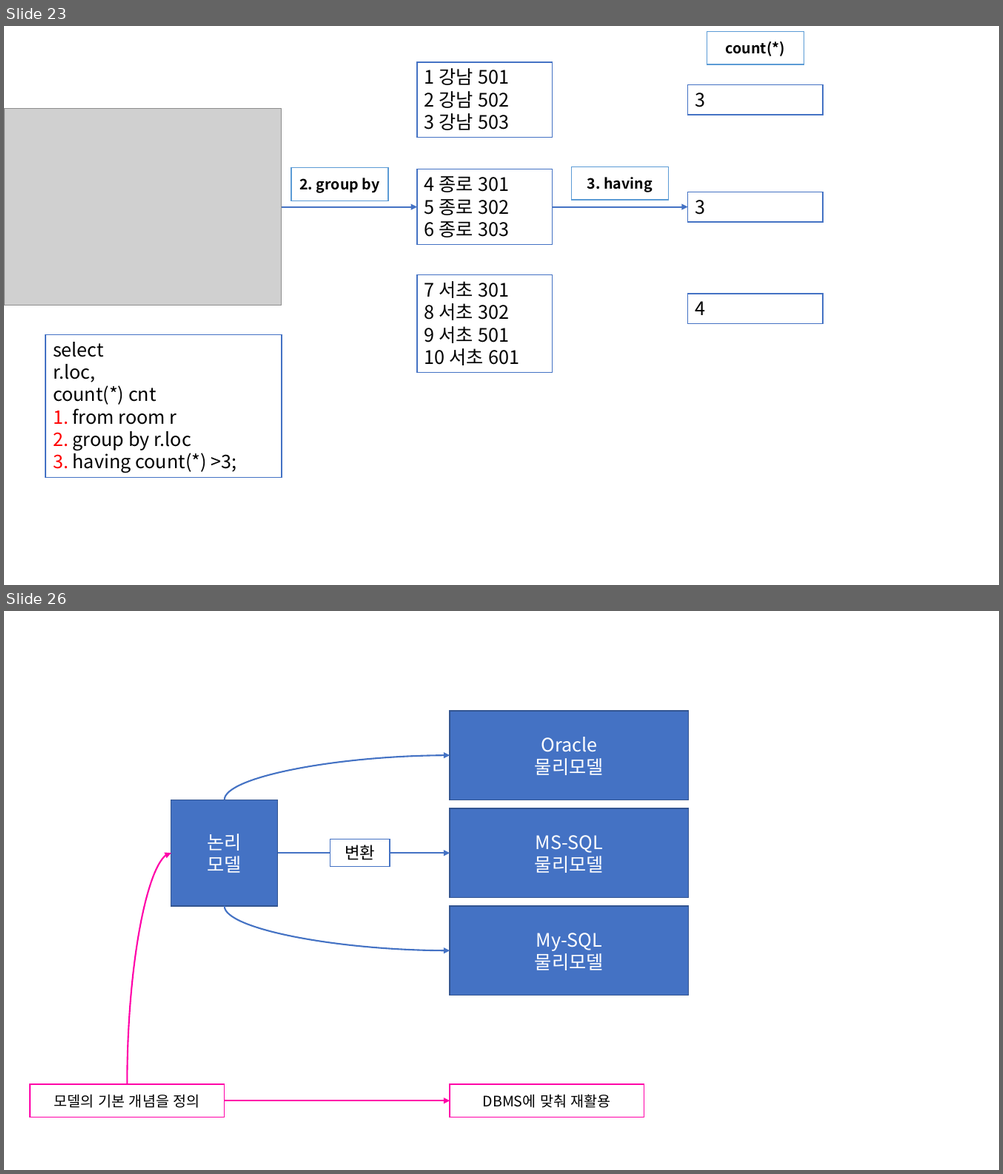
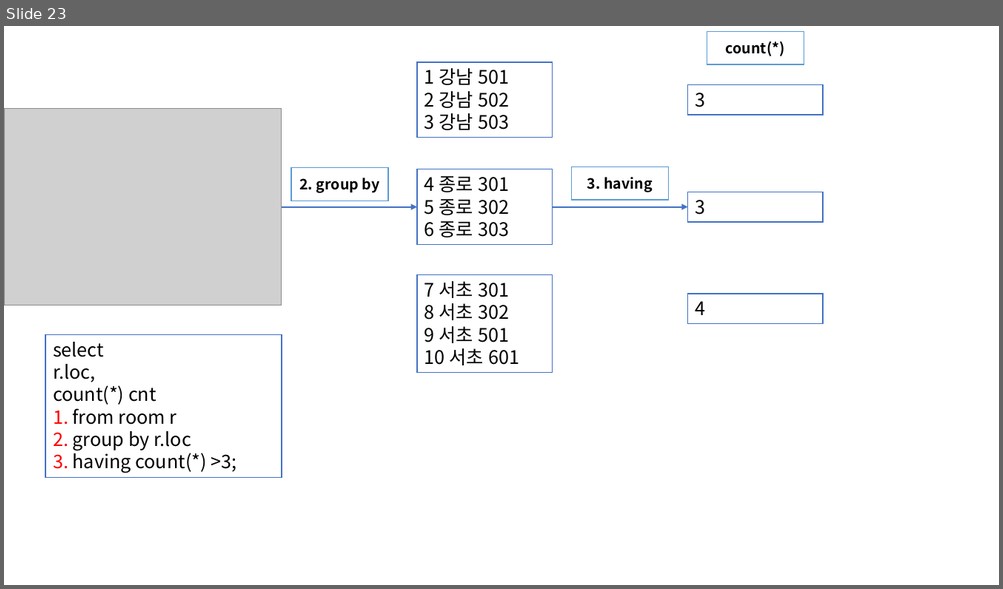
Before and after one commit to Dingadung/2022-study-workspace, a slide deck: study-note/데이터베이스/2022-09-05 내용정리.pptx. Shown one above the other, each under a label of ours: slides 23 and 26 before the commit, slide 23 after it; the slides between them are not shown. The pictures are 1003x1174 and 1003x589 pixels, drawn with LibreOffice and Linux fonts; fonts in the diff are those of the drawing; grey boxes stand for pictures. Boxes give left, top, right and bottom in pixels: in the first picture for what was removed or moved away, otherwise in the second. Text is boxed around its words. In the diff, an @@ line names an element or a change of style, - is before the commit and + after.

```diff
--- a/study-note/데이터베이스/2022-09-05 내용정리.pptx
+++ b/study-note/데이터베이스/2022-09-05 내용정리.pptx
@@ slide 26 removed at (4,611,999,1170), background #FFFFFF @@
@@ rectangle removed at (449,711,688,800) @@
-Oracle
-물리모델
@@ curved arrow removed from (224, 800) to (449, 756) @@
@@ rectangle removed at (171,800,278,906) @@
-논리
-모델
@@ rectangle removed at (449,809,688,897) @@
-MS-SQL
-물리모델
@@ curved arrow removed from (127, 1085) to (171, 854) @@
@@ arrow removed from (278, 854) to (449, 854) @@
@@ rectangle removed at (330,840,390,867) @@
-변환
@@ curved arrow removed from (224, 906) to (449, 951) @@
@@ rectangle removed at (449,906,688,995) @@
-My-SQL
-물리모델
@@ rectangle removed at (30,1085,225,1118) @@
-모델의 기본 개념을 정의
@@ rectangle removed at (449,1085,644,1118) @@
-DBMS에 맞춰 재활용
@@ arrow removed from (224, 1101) to (449, 1101) @@
```
Also in this commit, not shown: 1 slide changed, 4 slides added, 5 other slides removed, 8 other files.
